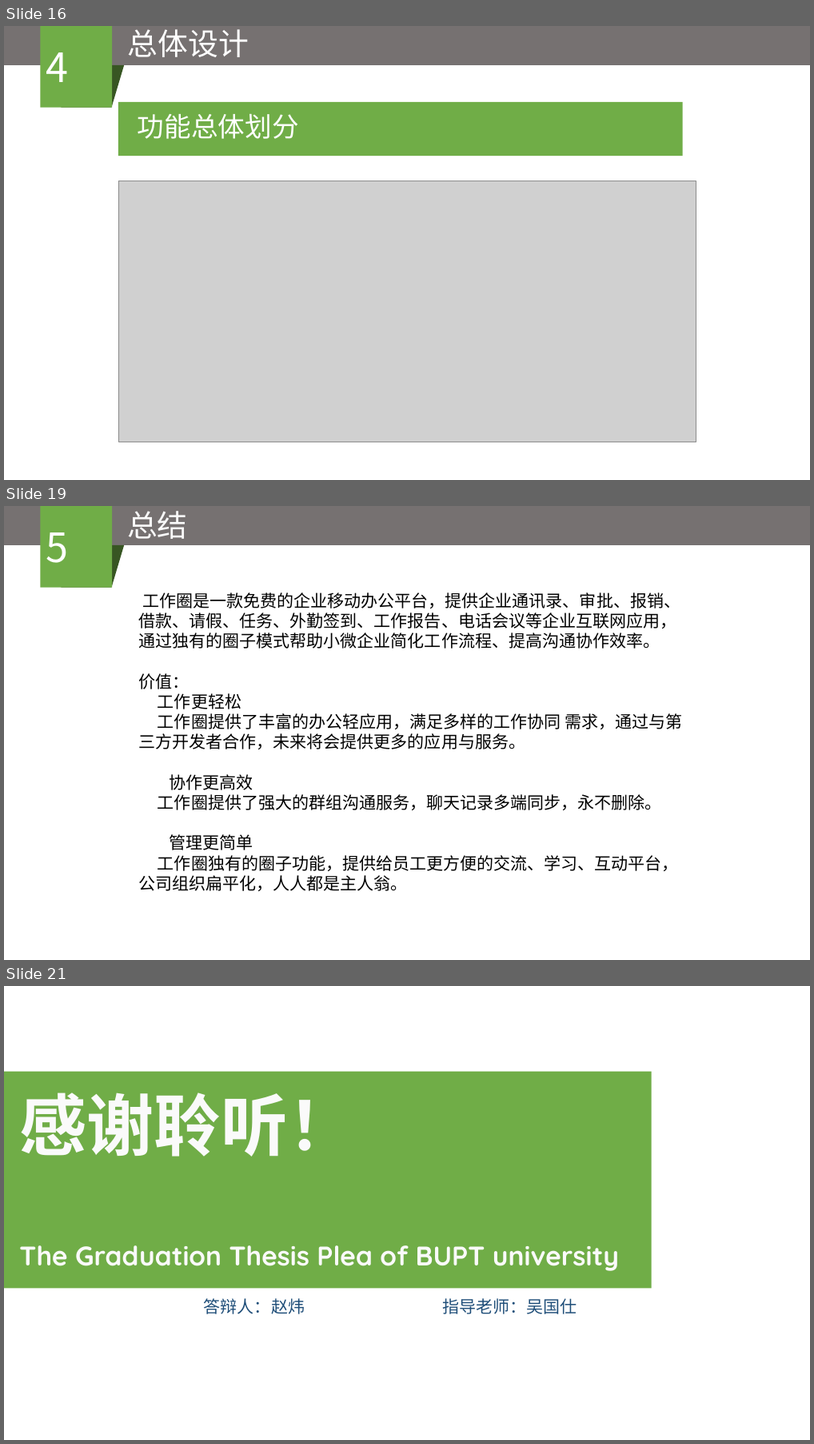
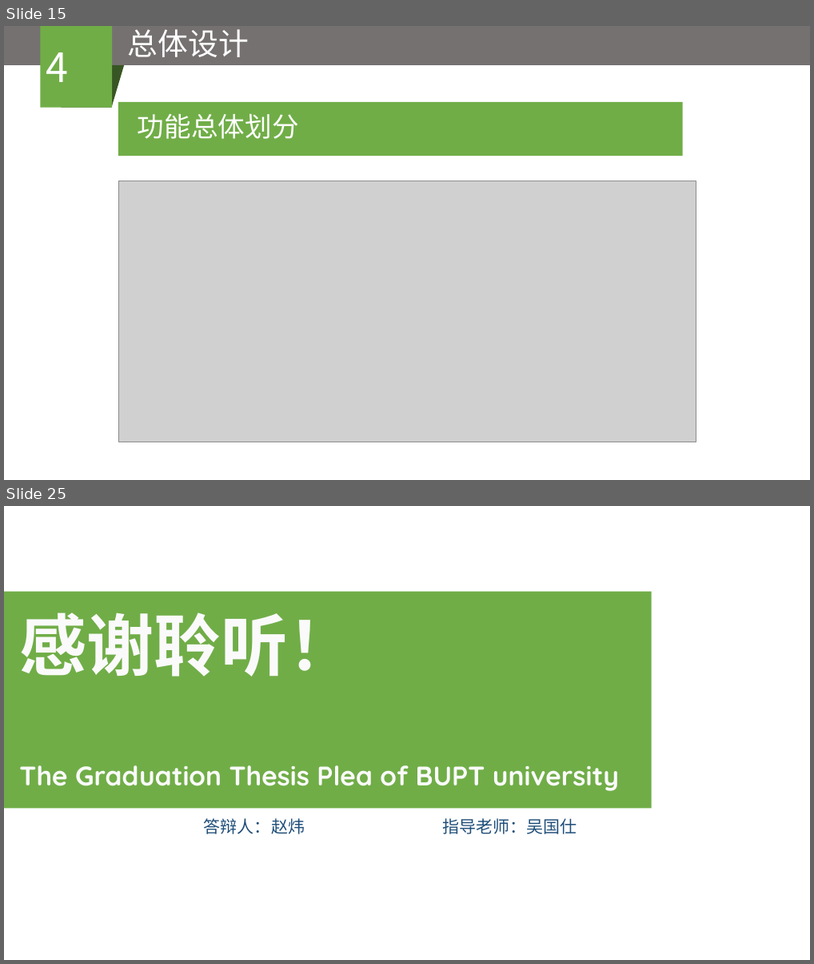
Before and after one commit to zwbn57175596/zhaowei, a slide deck: BUPT_paper/企业移动协同云办公系统——工作圈的设计与实现.pptx. Shown one above the other, each under a label of ours: slides 16, 19 and 21 before the commit, slides 15 and 25 after it; the slides between them are not shown. The pictures are 814x1444 and 814x964 pixels, drawn with LibreOffice and Linux fonts; fonts in the diff are those of the drawing; grey boxes stand for pictures. Boxes give left, top, right and bottom in pixels: in the first picture for what was removed or moved away, otherwise in the second. Text is boxed around its words. In the diff, an @@ line names an element or a change of style, - is before the commit and + after.

```diff
--- a/BUPT_paper/企业移动协同云办公系统——工作圈的设计与实现.pptx
+++ b/BUPT_paper/企业移动协同云办公系统——工作圈的设计与实现.pptx
@@ slide 19 removed at [4,506,810,960], background #FFFFFF @@
@@ rectangle removed at [4,506,810,545] @@
@@ rectangle removed at [41,506,113,588] @@
-5
@@ text removed at [127,511,188,539] @@
-总结
@@ flow chart input output removed at [61,545,124,588] @@
@@ text removed at [138,592,682,891] @@
-工作圈是一款免费的企业移动办公平台，提供企业通讯录、审批、报销、借款、请假、任务、外勤签到、工作报告、电话会议等企业互联网应用，通过独有的圈子模式帮助小微企业简化工作流程、提高沟通协作效率。
-价值：
-工作更轻松
-工作圈提供了丰富的办公轻应用，满足多样的工作协同 需求，通过与第三方开发者合作，未来将会提供更多的应用与服务。
-  协作更高效
-工作圈提供了强大的群组沟通服务，聊天记录多端同步，永不删除。
-  管理更简单
-工作圈独有的圈子功能，提供给员工更方便的交流、学习、互动平台，公司组织扁平化，人人都是主人翁。
@@ what was slide 16 is now slide 15 @@
@@ what was slide 21 is now slide 25 @@
```
Also in this commit, not shown: 7 slides changed, 7 slides added, 2 other slides removed, 2 other files.
